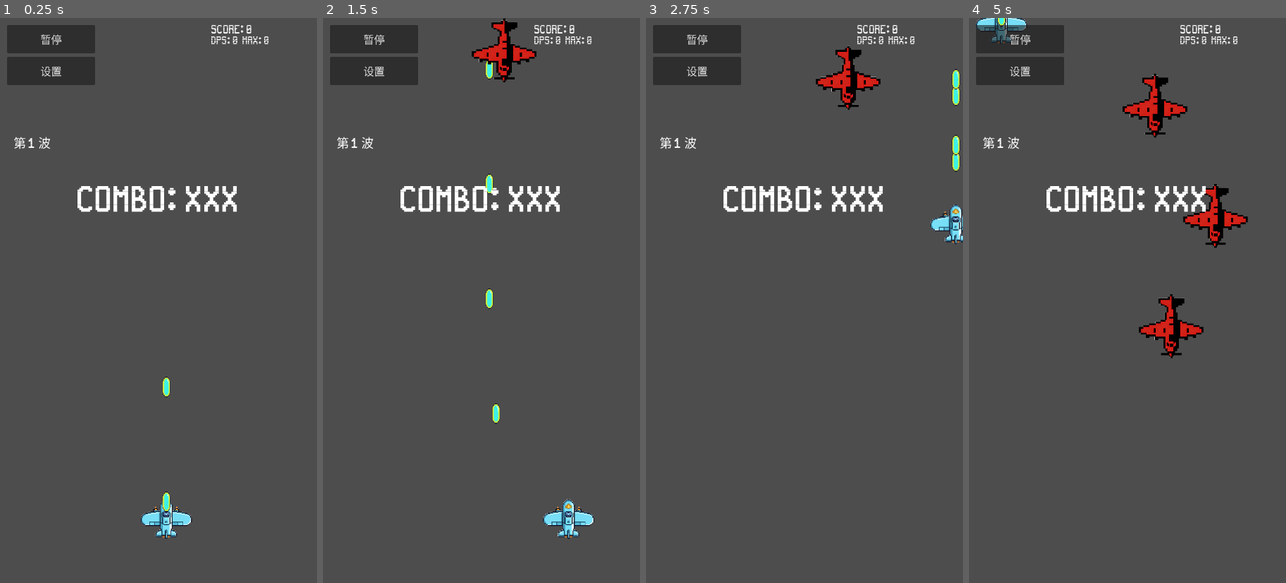
Above: before the commit, frames 1-4 (left to right).
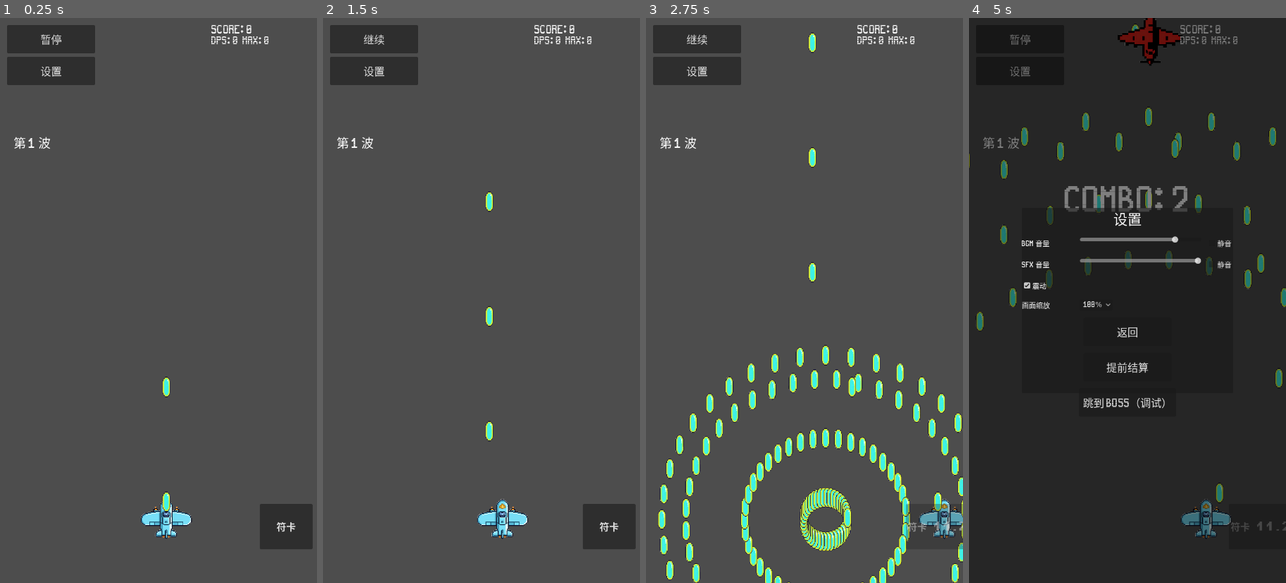
Above: after the commit, the same moments.

Repository: qingzhixing/plane-war
Game: Godot game, scene res://scenes/Main.tscn
Same seed, same stepped clock (60 frames per second), same inputs: the game is played once before the commit and once after it. Sound files missing from this copy of the repository are replaced by a short silence.
Inputs (mouse positions are in pixels of both pictures, inside the frame that each line leads up to):
- Up to frame 1 (0.25 s): no input
- Up to frame 2 (1.5 s): click "暂停" at 0.5 s; tap Enter at 1.25 s; move the mouse to (551, 272) at 1.27 s; hold D from 1.28 s (still down); tap P at 1.35 s; click (551, 272) at 1.42 s
- Up to frame 3 (2.75 s): tap Space at 1.52, 1.55, 1.82 s; release D at 2 s; drag from (741, 328) to (810, 34) at 2.02 s
- Up to frame 4 (5 s): move the mouse to (1159, 176) at 2.77 s; hold D 2.78-3.5 s; tap P at 2.85 s; tap Space at 3.05, 4.35, 4.52, 4.82 s; drag from (1111, 413) to (1216, 51) at 3.52 s; move the mouse to (1222, 385) at 4.27 s; hold A from 4.28 s (still down); tap Escape at 4.9 s

The runs differ from the first frame. In frame 1, 2.4% of the frame differs, in the area x 24-99%, y 29-94%; in frame 2, 4.9%; in frame 3, 10%; in frame 4, 97%, in the area x 0-100%, y 0-100%.
Error before the commit: Parse Error: Function "_unhandled_input" has the same name as a previously declared function. (res://scripts/hud.gd:371)

Commit message:
🐛 FIX: 合并 HUD _unhandled_input 以避免函数重复定义
Made-with: Cursor

Diff:
--- a/scripts/hud.gd
+++ b/scripts/hud.gd
@@ -98,12 +98,24 @@
 
 
 func _unhandled_input(event: InputEvent) -> void:
+	if not is_instance_valid(_main):
+		return
 	if event is InputEventKey:
 		var e := event as InputEventKey
-		if e.keycode == KEY_P and e.pressed and not e.echo:
-			var ui := _main.get_node_or_null("UpgradeUI")
-			if ui == null or not ui.visible:
-				_on_pause_button_pressed()
+		if not e.pressed or e.echo:
+			return
+		match e.keycode:
+			KEY_P:
+				var ui := _main.get_node_or_null("UpgradeUI")
+				if ui == null or not ui.visible:
+					_on_pause_button_pressed()
+			KEY_SPACE:
+				if _main.has_method("try_use_bomb"):
+					_main.try_use_bomb()
+			KEY_ESCAPE:
+				var settings := get_tree().get_first_node_in_group("settings_menu")
+				if settings != null and settings.has_method("show_settings"):
+					settings.show_settings()
 
 func _on_pause_button_pressed() -> void:
 	_is_paused = not _is_paused
@@ -368,21 +380,6 @@
 		_main.try_use_bomb()
 
 
-func _unhandled_input(event: InputEvent) -> void:
-	if not is_instance_valid(_main):
-		return
-	if event is InputEventKey:
-		var e := event as InputEventKey
-		if e.pressed and not e.echo:
-			if e.keycode == KEY_SPACE:
-				if _main.has_method("try_use_bomb"):
-					_main.try_use_bomb()
-			elif e.keycode == KEY_ESCAPE:
-				var settings := get_tree().get_first_node_in_group("settings_menu")
-				if settings != null and settings.has_method("show_settings"):
-					settings.show_settings()
-
-
 func _ensure_bomb_vfx_nodes() -> void:
 	var root := get_node_or_null("Root") as Control
 	if root == null:
